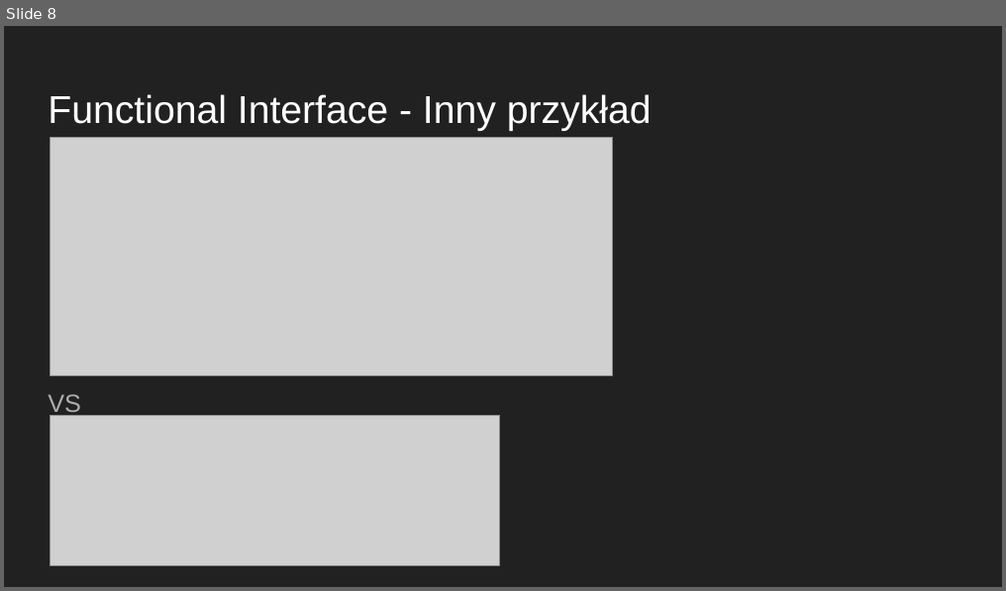
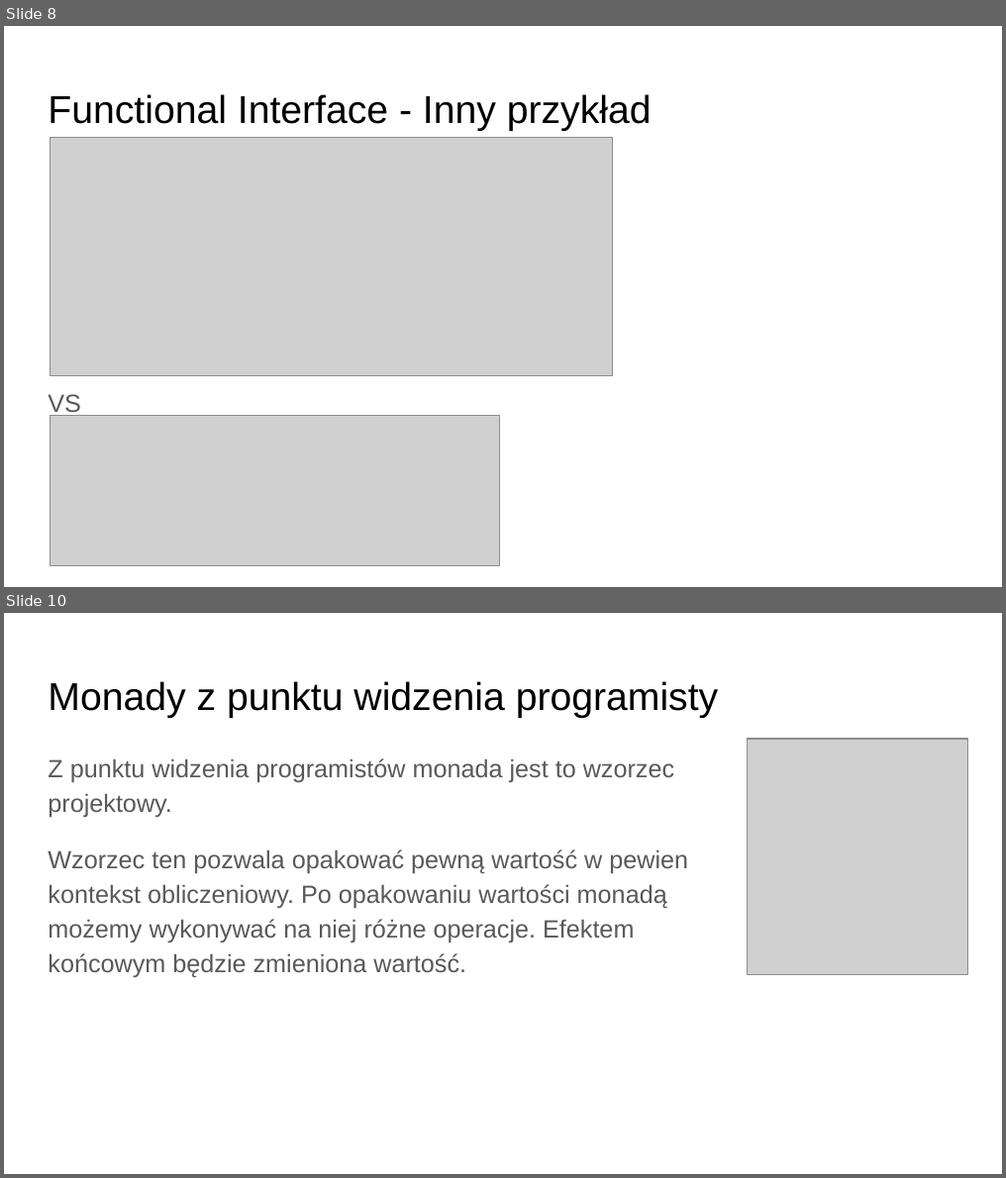
Before and after one commit to jkornacki/java8Lambda, a slide deck: Java8.pptx. Shown one above the other, each under a label of ours: slide 8 before the commit, slides 8 and 10 after it; the slides between them are not shown. The pictures are 1006x591 and 1006x1178 pixels, drawn with LibreOffice and Linux fonts; fonts in the diff are those of the drawing; grey boxes stand for pictures. Boxes give left, top, right and bottom in pixels: in the first picture for what was removed or moved away, otherwise in the second. Text is boxed around its words. In the diff, an @@ line names an element or a change of style, - is before the commit and + after.

```diff
--- a/Java8.pptx
+++ b/Java8.pptx
@@ slide 10 added at [4,613,1002,1174], background #FFFFFF @@
@@ title added at [48,681,719,718], 28 pt, text #000000 @@
+Monady z punktu widzenia programisty
@@ text added at [48,759,688,977], 18 pt, text #595959 @@
+Z punktu widzenia programistów monada jest to wzorzec projektowy.
+Wzorzec ten pozwala opakować pewną wartość w pewien kontekst obliczeniowy. Po opakowaniu wartości monadą możemy wykonywać na niej różne operacje. Efektem końcowym będzie zmieniona wartość.
@@ picture added at [746,739,968,975] @@
@@ slide 8 changed as well @@
@@ background #212121 to #FFFFFF @@
@@ title "Functional Interface - Inny przykład" at [48,94,651,131]: text colour #FFFFFF to #000000 @@
@@ text "VS" at [48,394,81,418]: text colour #ADADAD to #595959 @@
```
Also in this commit, not shown: 9 other slides changed, 12 other slides added, 2 slides removed, 4 other files.
